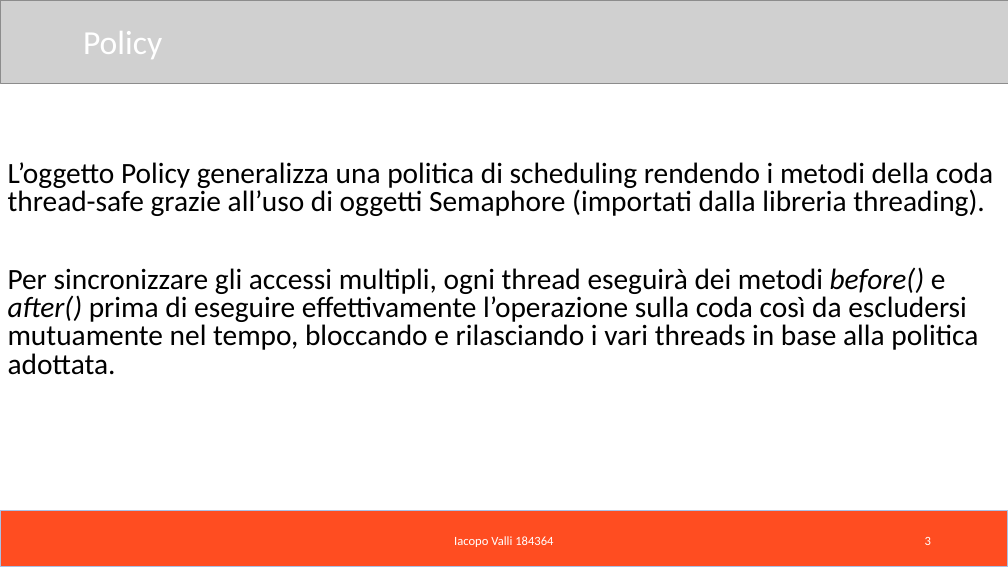
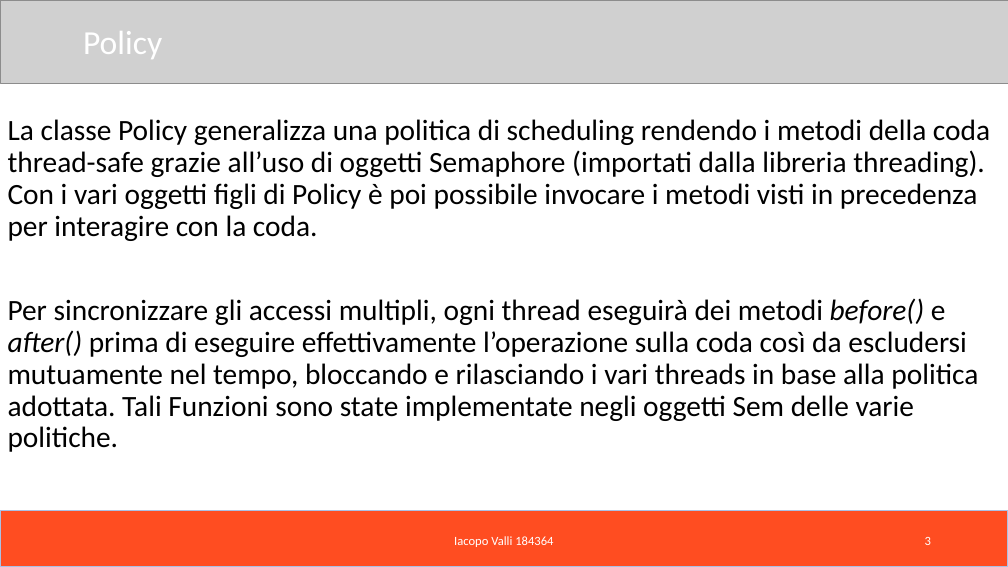
Before and after one commit to Iacopo99/RTES_Project, a slide deck: slide 3 of Presentazione progetto.pptx. Drawn at 1008x567 pixels with LibreOffice and Linux fonts; fonts in the diff are those of the drawing; grey boxes stand for pictures. Boxes give left, top, right and bottom in pixels: in the first picture for what was removed or moved away, otherwise in the second. Text is boxed around its words. In the diff, an @@ line names an element or a change of style, - is before the commit and + after.

```diff
--- a/Presentazione progetto.pptx
+++ b/Presentazione progetto.pptx
@@ text at (x1=8, y1=119, x2=990, y2=452): text changed @@
-L’oggetto Policy generalizza una politica di scheduling rendendo i metodi della coda thread-safe grazie all’uso di oggetti Semaphore (importati dalla libreria threading).
-Per sincronizzare gli accessi multipli, ogni thread eseguirà dei metodi before() e after() prima di eseguire effettivamente l’operazione sulla coda così da escludersi mutuamente nel tempo, bloccando e rilasciando i vari threads in base alla politica adottata.
+La classe Policy generalizza una politica di scheduling rendendo i metodi della coda thread-safe grazie all’uso di oggetti Semaphore (importati dalla libreria threading). Con i vari oggetti figli di Policy è poi possibile invocare i metodi visti in precedenza per interagire con la coda.
+Per sincronizzare gli accessi multipli, ogni thread eseguirà dei metodi before() e after() prima di eseguire effettivamente l’operazione sulla coda così da escludersi mutuamente nel tempo, bloccando e rilasciando i vari threads in base alla politica adottata. Tali Funzioni sono state implementate negli oggetti Sem delle varie politiche.
```
Also in this commit, not shown: 4 other slides changed.
